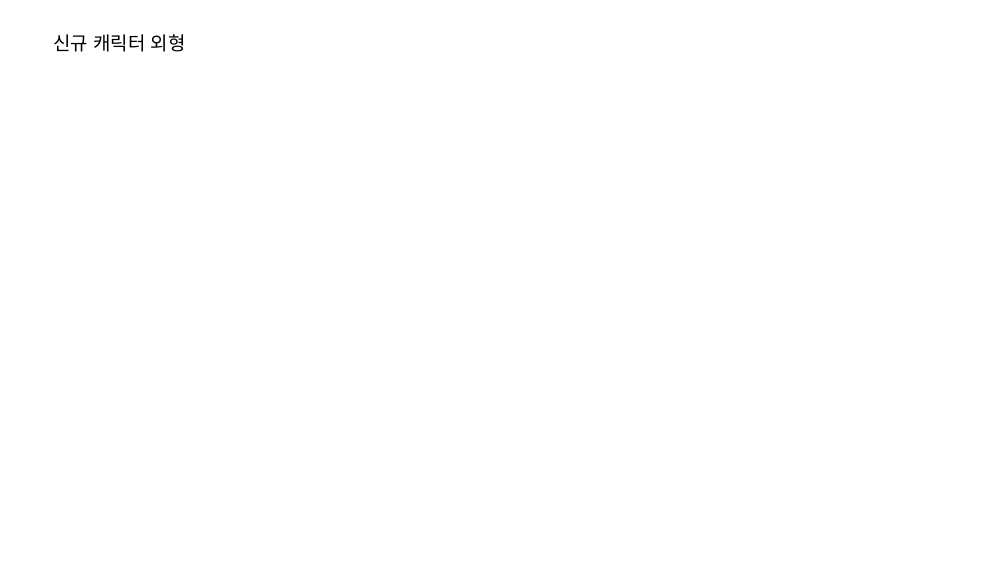
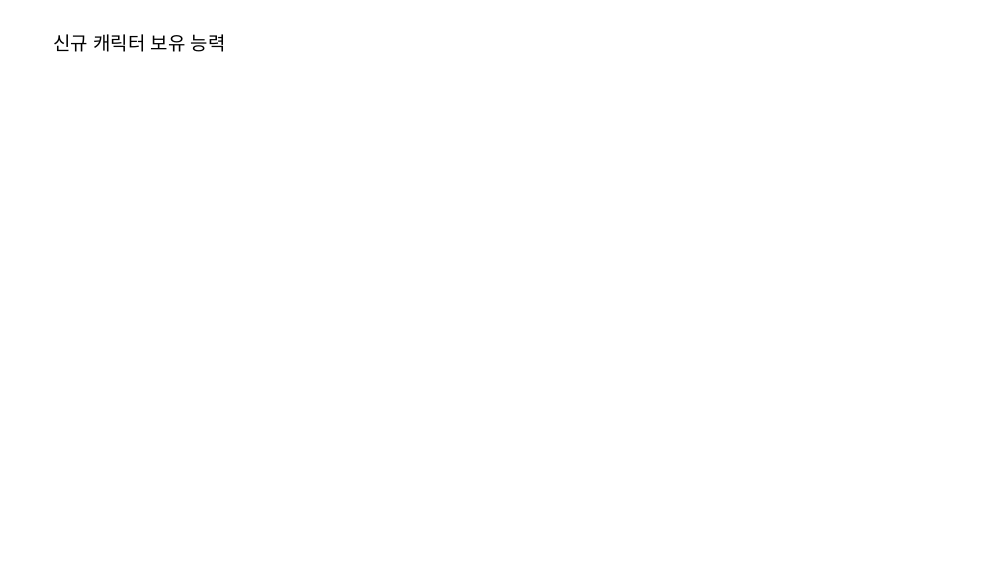
Before and after one commit to PhenomJ/GameDesign, a slide deck: slide 9 of 가디언 테일즈/1. PPT/신규_캐릭터_기획.pptx (slide 8 before the commit). Drawn at 1008x567 pixels with LibreOffice and Linux fonts; fonts in the diff are those of the drawing. Boxes give left, top, right and bottom in pixels: in the first picture for what was removed or moved away, otherwise in the second. Text is boxed around its words. In the diff, an @@ line names an element or a change of style, - is before the commit and + after.

```diff
--- a/가디언 테일즈/1. PPT/신규_캐릭터_기획.pptx
+++ b/가디언 테일즈/1. PPT/신규_캐릭터_기획.pptx
@@ text at (53, 34, 226, 52): text changed @@
-신규 캐릭터 외형
+신규 캐릭터 보유 능력
```
Also in this commit, not shown: 4 other slides changed, 4 slides added.
